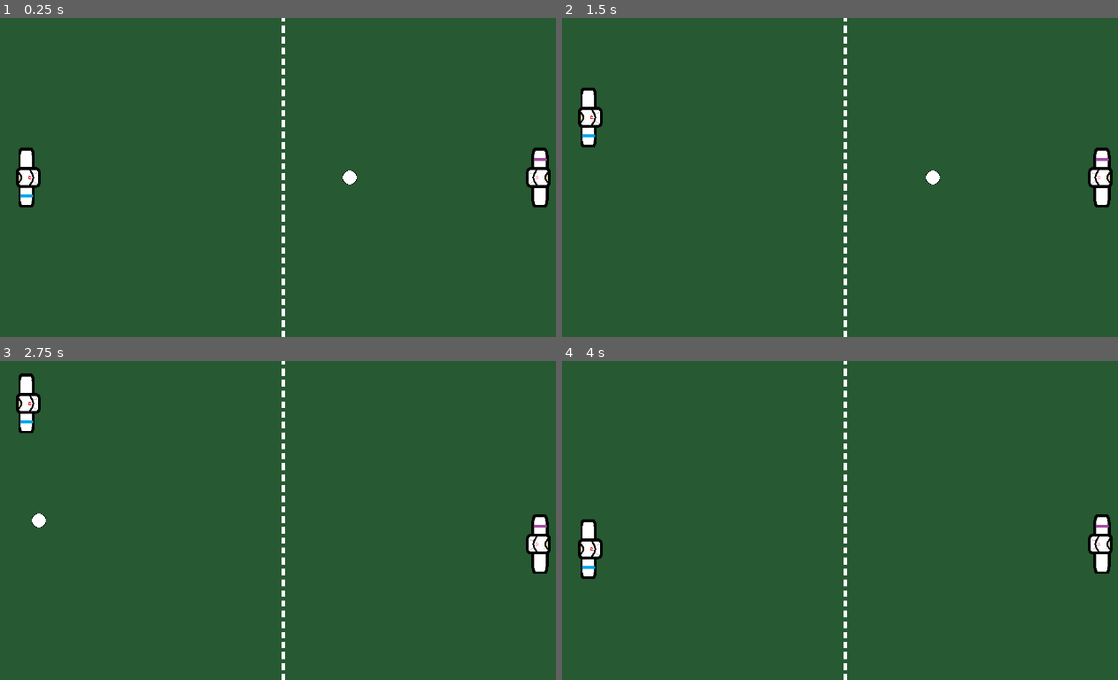
Above: before the commit, frames 1-4 (two rows, left to right).
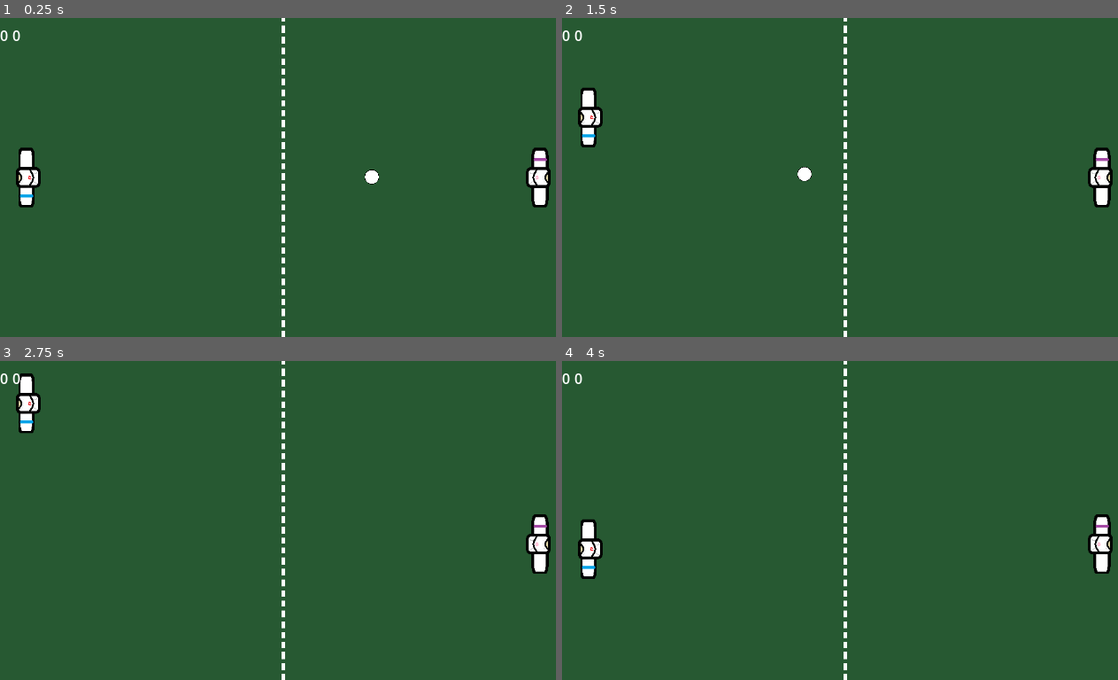
Above: after the commit, the same moments.

Repository: RashmithaSandeep/badminPONG
Game: Godot game, scene res://scenes/game.tscn
Two runs of this game, one before a commit and one after it. Both use one fixed random seed, a clock stepped at 60 frames per second and the inputs below. Before the commit the project has no main scene; this scene is started directly in both runs.
Inputs:
- Up to frame 1 (0.25 s): no input
- Up to frame 2 (1.5 s): hold W (p1_up) 0.53-1.28 s; tap Down (p2_down) at 0.6 s; hold S (p1_down) from 1.28 s (still down); tap Up (p2_up) at 1.35 s
- Up to frame 3 (2.75 s): release S (p1_down) at 2.03 s; hold W (p1_up) from 2.03 s (still down); tap Down (p2_down) at 2.1 s
- Up to frame 4 (4 s): tap Up (p2_up) at 2.85 s; tap Enter at 3.5 s; release W (p1_up) at 3.53 s; hold S (p1_down) from 3.53 s (still down); tap Down (p2_down) at 3.6 s

The runs differ from the first frame. In frame 1, 0.2% of the frame differs, in the area x 0-69%, y 3-53%; in frame 2, 0.2%, in the area x 0-68%, y 3-53%; in frame 3, 0.2%; in frame 4, less than 0.1%.

Commit message:
fix: restore and reorganize badminPONG project
- Rebuilt scene hierarchy with proper nesting
- Fixed signal connections and scoring system
- Added safety checks (groups instead of name strings)
- Implemented proper score reset flow

Diff:
--- a/project.godot
+++ b/project.godot
@@ -11,8 +11,13 @@
 [application]
 
 config/name="20 Games Challenge #1 - Pong (2nd Try)"
+run/main_scene="uid://cfo714bj4k5so"
 config/features=PackedStringArray("4.4", "GL Compatibility")
 config/icon="res://icon.svg"
+
+[autoload]
+
+ScoreManager="*res://scripts/managers/score_manager.gd"
 
 [display]
 
--- a/scenes/game.tscn
+++ b/scenes/game.tscn
@@ -2,14 +2,14 @@
 
 [ext_resource type="Script" uid="uid://bs7eh3gwi33kx" path="res://scripts/game.gd" id="1_0tnpc"]
 [ext_resource type="Texture2D" uid="uid://27ex1bxq451s" path="res://assets/pongBackground.png" id="2_vtaks"]
-[ext_resource type="PackedScene" uid="uid://cdou6m7e5p55e" path="res://scenes/ball.tscn" id="3_kvpfn"]
-[ext_resource type="PackedScene" uid="uid://cxs247srrr6w6" path="res://scenes/wall_bottom.tscn" id="4_dinhu"]
-[ext_resource type="PackedScene" uid="uid://cr876b3akjlhu" path="res://scenes/wall_top.tscn" id="5_kvuet"]
-[ext_resource type="PackedScene" uid="uid://cousc31csna56" path="res://scenes/player_1.tscn" id="6_trtic"]
-[ext_resource type="PackedScene" uid="uid://dm6lwnkouk27o" path="res://scenes/player_2.tscn" id="7_ir15t"]
-[ext_resource type="PackedScene" uid="uid://d3csr8qbu1aot" path="res://scenes/goalLeft.tscn" id="8_ca42v"]
-[ext_resource type="Script" uid="uid://85w32cgopecx" path="res://scripts/player2.gd" id="8_vtaks"]
-[ext_resource type="PackedScene" uid="uid://dlur8c4hgsb2a" path="res://scenes/goalRight.tscn" id="9_rysoc"]
+[ext_resource type="PackedScene" uid="uid://cdou6m7e5p55e" path="res://scenes/entities/ball.tscn" id="3_kvpfn"]
+[ext_resource type="PackedScene" uid="uid://cxs247srrr6w6" path="res://scenes/entities/wall_bottom.tscn" id="4_dinhu"]
+[ext_resource type="PackedScene" uid="uid://cr876b3akjlhu" path="res://scenes/entities/wall_top.tscn" id="5_kvuet"]
+[ext_resource type="PackedScene" uid="uid://cousc31csna56" path="res://scenes/entities/player_1.tscn" id="6_trtic"]
+[ext_resource type="PackedScene" uid="uid://dm6lwnkouk27o" path="res://scenes/entities/player_2.tscn" id="7_ir15t"]
+[ext_resource type="PackedScene" uid="uid://d3csr8qbu1aot" path="res://scenes/entities/goalLeft.tscn" id="8_ca42v"]
+[ext_resource type="PackedScene" uid="uid://dlur8c4hgsb2a" path="res://scenes/entities/goalRight.tscn" id="9_rysoc"]
+[ext_resource type="PackedScene" uid="uid://i2opqqrry766" path="res://scenes/ui.tscn" id="10_vtaks"]
 
 [node name="game" type="Node2D"]
 script = ExtResource("1_0tnpc")
@@ -33,10 +33,14 @@
 [node name="player1" parent="players" instance=ExtResource("6_trtic")]
 
 [node name="player2" parent="players" instance=ExtResource("7_ir15t")]
-script = ExtResource("8_vtaks")
 
 [node name="goals" type="Node" parent="."]
 
 [node name="goalLeft" parent="goals" instance=ExtResource("8_ca42v")]
 
 [node name="goalRight" parent="goals" instance=ExtResource("9_rysoc")]
+player_name = "player2"
+
+[node name="ui" parent="." instance=ExtResource("10_vtaks")]
+
+[connection signal="body_entered" from="goals/goalLeft" to="goals/goalLeft" method="_on_body_entered"]
--- /dev/null
+++ b/scenes/ui.tscn
@@ -0,0 +1,16 @@
+[gd_scene load_steps=2 format=3 uid="uid://i2opqqrry766"]
+
+[ext_resource type="Script" uid="uid://cyon4mlrnlw1u" path="res://scripts/ui.gd" id="1_fyqef"]
+
+[node name="ui" type="CanvasLayer"]
+script = ExtResource("1_fyqef")
+
+[node name="HBoxContainer" type="HBoxContainer" parent="."]
+offset_right = 40.0
+offset_bottom = 40.0
+
+[node name="player1Score" type="Label" parent="HBoxContainer"]
+layout_mode = 2
+
+[node name="player2Score" type="Label" parent="HBoxContainer"]
+layout_mode = 2
--- a/scripts/ball.gd
+++ b/scripts/ball.gd
@@ -1,7 +1,15 @@
 extends CharacterBody2D
 
-var speed = 300
+var speed = 400
 var direction = Vector2.RIGHT
+
+func _ready():
+	reset_ball()
+
+func reset_ball():
+	position = get_viewport_rect().size / 2
+	direction = Vector2.RIGHT.rotated(randf_range(-0.5, 0.5))
+	velocity = direction * speed
 
 func _physics_process(delta):
 	var collision = move_and_collide(direction * speed * delta)
--- a/scripts/game.gd
+++ b/scripts/game.gd
@@ -5,3 +5,6 @@
 func add_score(player_id):
 	scores[player_id - 1] += 1
 	print("Player ", player_id, " scored! ", scores)
+
+func _ready():
+	ScoreManager.reset_scores()
--- a/scripts/goal.gd
+++ b/scripts/goal.gd
@@ -1,8 +1,8 @@
 extends Area2D
 
-@export var player_id = 2
+@export var player_name: String = "player1"
 
 func _on_body_entered(body):
-	if body.name == "ball" :
-		get_node("root/game").add_score(player_id)
-		body.position = Vector2(330, 180)
+	if body.is_in_group("ball"):
+		ScoreManager.update_score(player_name)
+		body.reset_ball()
--- /dev/null
+++ b/scripts/managers/score_manager.gd
@@ -0,0 +1,17 @@
+extends Node
+
+var player1_score = 0
+var player2_score = 0
+signal score_updated(p1_score, p2_score)
+
+func update_score(player: String):
+	if player == "player1":
+		player1_score += 1
+	else:
+		player2_score += 1
+	emit_signal("score_updated", player1_score, player2_score)
+
+func reset_scores():
+	player1_score = 0
+	player2_score = 0
+	emit_signal("score_updated", 0, 0)
--- /dev/null
+++ b/scripts/ui.gd
@@ -0,0 +1,11 @@
+extends CanvasLayer
+
+@onready var player1_score = $HBoxContainer/player1Score
+@onready var player2_score = $HBoxContainer/player2Score
+
+func _ready():
+	ScoreManager.score_updated.connect(_on_score_updated)
+
+func _on_score_updated(p1_score, p2_score):
+	player1_score.text = str(p1_score)
+	player2_score.text = str(p2_score)
Renamed: scenes/ball.tscn -> scenes/entities/ball.tscn
Renamed: scenes/goalLeft.tscn -> scenes/entities/goalLeft.tscn
Renamed: scenes/goalRight.tscn -> scenes/entities/goalRight.tscn
Renamed: scenes/player_1.tscn -> scenes/entities/player_1.tscn
Renamed: scenes/player_2.tscn -> scenes/entities/player_2.tscn
Renamed: scenes/wall_bottom.tscn -> scenes/entities/wall_bottom.tscn
Renamed: scenes/wall_top.tscn -> scenes/entities/wall_top.tscn
Not shown, added: scripts/managers/score_manager.gd.uid
Not shown, added: scripts/ui.gd.uid
